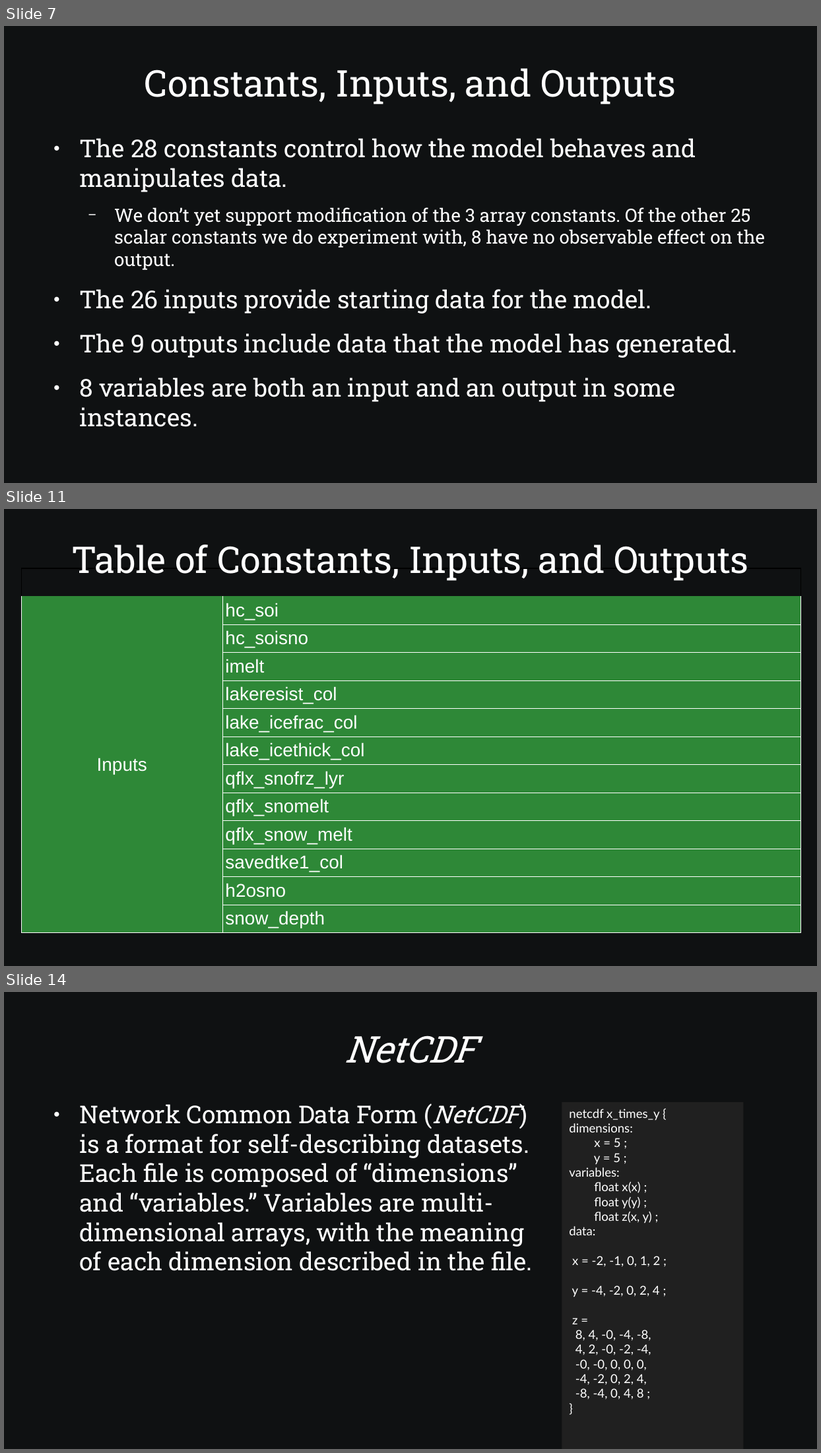
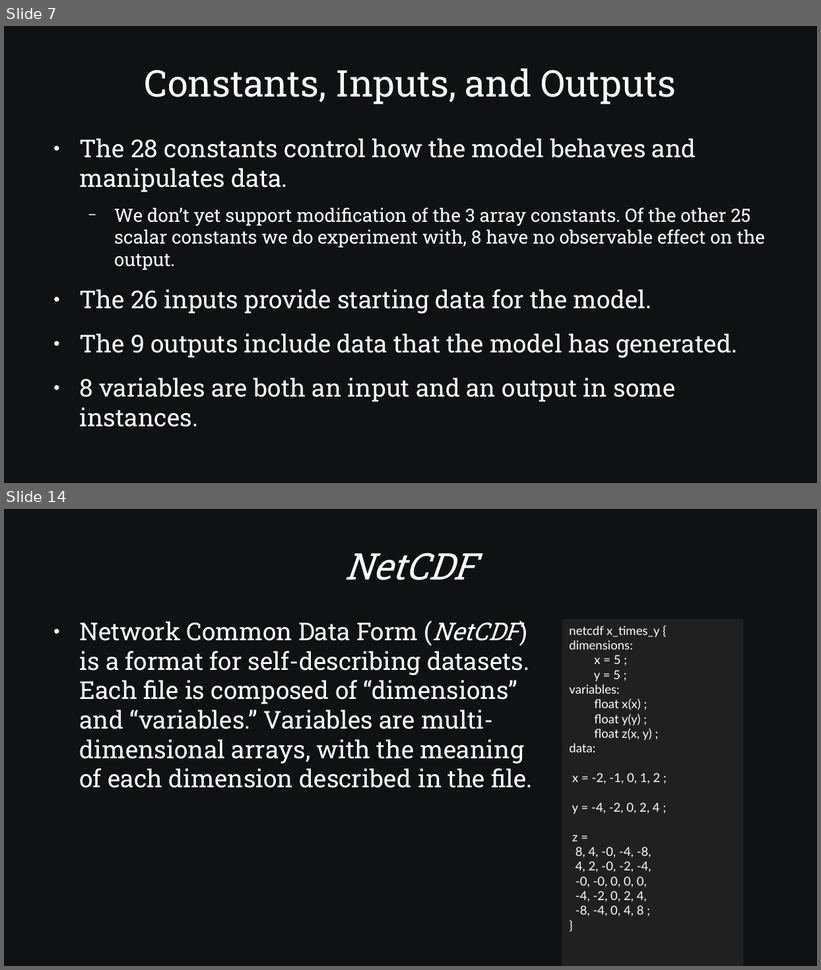
Before and after one commit to SamAllen06/lake_temp_work, a slide deck: documentation/for_collaborators/TestingSoftwareOverview.odp. Shown one above the other, each under a label of ours: slides 7, 11 and 14 before the commit, slides 7 and 14 after it; the slides between them are not shown. The pictures are 821x1453 and 821x970 pixels, drawn with LibreOffice and Linux fonts; fonts in the diff are those of the drawing. Boxes give left, top, right and bottom in pixels: in the first picture for what was removed or moved away, otherwise in the second. Text is boxed around its words. In the diff, an @@ line names an element or a change of style, - is before the commit and + after.

Commit message:
Update inputs, outputs, and constants table

```diff
--- a/documentation/for_collaborators/TestingSoftwareOverview.odp
+++ b/documentation/for_collaborators/TestingSoftwareOverview.odp
@@ slide 11 removed at [4, 509, 817, 966], background #0F1112 @@
@@ title removed at [71, 545, 749, 581] @@
-Table of Constants, Inputs, and Outputs
@@ table removed at [22, 569, 802, 931], 13 rows, 2 columns @@
- | 
-Inputs | hc_soi
- | hc_soisno
- | imelt
- | lakeresist_col
- | lake_icefrac_col
- | lake_icethick_col
- | qflx_snofrz_lyr
- | qflx_snomelt
- | qflx_snow_melt
- | savedtke1_col
- | h2osno
- | snow_depth
```
Also in this commit, not shown: 5 slides changed, 1 slide added, 2 other files.
